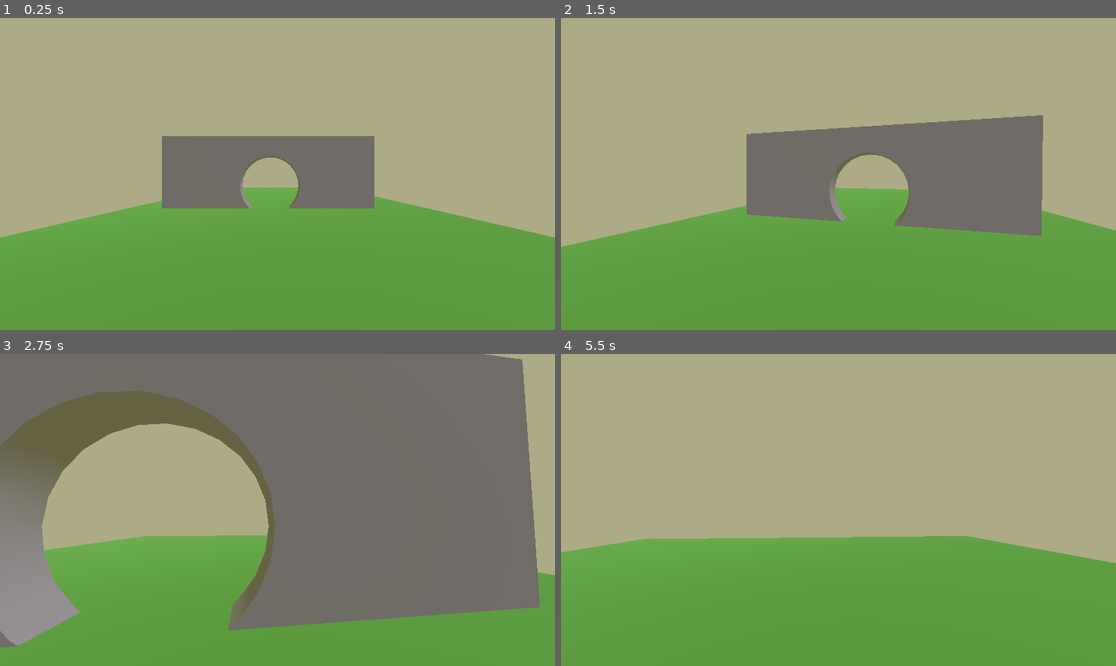
Above: before the commit, frames 1-4 (two rows, left to right).
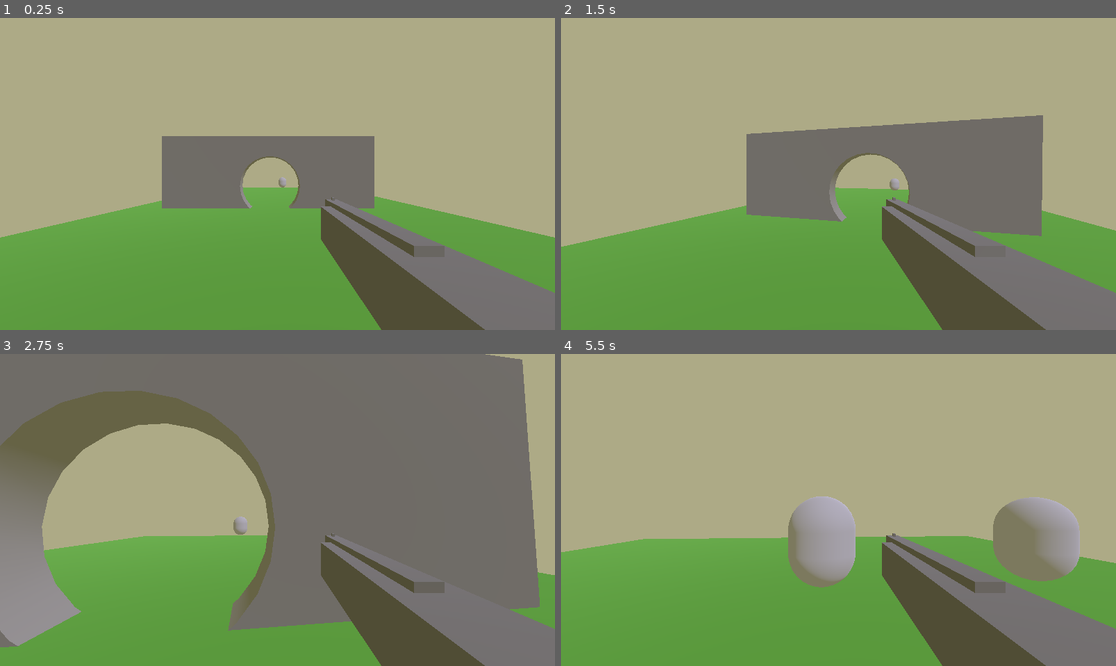
Above: after the commit, the same moments.

Repository: Kosmosaik/HeroDefense
Game: Godot game, scene res://Main.tscn
Same seed, same stepped clock (60 frames per second), same inputs: the game is played once before the commit and once after it.
Inputs (mouse positions are in pixels of both pictures, inside the frame that each line leads up to):
- Up to frame 1 (0.25 s): no input
- Up to frame 2 (1.5 s): move the mouse to (866, 174) at 0.52 s; press the mouse at (866, 174) at 0.53 s; hold W (move_forward) from 0.53 s (still down); tap Space (jump) at 0.77 s; move the mouse to (810, 174) at 1.27 s; release the mouse at (810, 174) at 1.28 s; click (810, 174) at 1.35 s
- Up to frame 3 (2.75 s): keep holding W (move_forward); tap Space (jump) at 1.52 s; move the mouse to (288, 503) at 2.02 s; hold Shift (sprint) from 2.03 s (still down); click (288, 503) at 2.3 s
- Up to frame 4 (5.5 s): keep holding W (move_forward); move the mouse to (832, 516) at 2.77 s; release Shift (sprint) at 2.78 s; click (832, 516) at 2.85 s; tap Space (jump) at 3.02, 3.77, 4.52 s; move the mouse to (877, 513) at 3.52 s; press the mouse at (877, 513) at 3.53 s; move the mouse to (794, 506) at 4.27 s; release the mouse at (794, 506) at 4.28 s; tap Shift (sprint) at 4.35 s; click (794, 506) at 4.55 s; move the mouse to (844, 510) at 5.02 s; press the mouse at (844, 510) at 5.03 s

The runs differ from the first frame. In frame 1, 10% of the frame differs, in the area x 50-100%, y 51-100%; in frame 2, 9.9%; in frame 3, 7.8%; in frame 4, 16%, in the area x 40-100%, y 45-100%.

Commit message:
Add hitscan weapon, health component, target dummy

Diff:
--- a/Main.tscn
+++ b/Main.tscn
@@ -1,6 +1,7 @@
 [gd_scene format=3 uid="uid://ch45suk8lpu28"]
 
 [ext_resource type="PackedScene" uid="uid://c0qh3j20bvi3s" path="res://scenes/player/Player.tscn" id="1_glv2v"]
+[ext_resource type="PackedScene" uid="uid://bwe1ms7dey1i0" path="res://scenes/world/TargetDummy.tscn" id="2_uu6xs"]
 
 [sub_resource type="Environment" id="Environment_uu6xs"]
 background_mode = 1
@@ -54,3 +55,12 @@
 radius = 1.987
 height = 2.065
 sides = 24
+
+[node name="TargetDummy" parent="." unique_id=571695164 instance=ExtResource("2_uu6xs")]
+transform = Transform3D(1, 0, 0, 0, 1, 0, 0, 0, 1, 6, 1, -10)
+
+[node name="TargetDummy2" parent="." unique_id=1826046286 instance=ExtResource("2_uu6xs")]
+transform = Transform3D(1, 0, 0, 0, 1, 0, 0, 0, 1, 3.6458416, 1, -10)
+
+[node name="TargetDummy3" parent="." unique_id=935650785 instance=ExtResource("2_uu6xs")]
+transform = Transform3D(1, 0, 0, 0, 1, 0, 0, 0, 1, 0.5927415, 1, -10)
--- a/scenes/player/Player.tscn
+++ b/scenes/player/Player.tscn
@@ -1,6 +1,7 @@
 [gd_scene format=3 uid="uid://c0qh3j20bvi3s"]
 
 [ext_resource type="Script" uid="uid://btk2m6cjmmuin" path="res://scripts/player/player_controller.gd" id="1_wr5hl"]
+[ext_resource type="PackedScene" uid="uid://p1u2pqia16ic" path="res://scenes/weapons/WeaponHitscan.tscn" id="2_gfjak"]
 
 [sub_resource type="CapsuleShape3D" id="CapsuleShape3D_o8nba"]
 radius = 0.35
@@ -22,3 +23,5 @@
 [node name="Camera3D" type="Camera3D" parent="CameraPivot" unique_id=438282632]
 
 [node name="ViewModelRoot" type="Node3D" parent="CameraPivot" unique_id=1589949014]
+
+[node name="Weapon_Hitscan" parent="CameraPivot/ViewModelRoot" unique_id=585094640 instance=ExtResource("2_gfjak")]
--- /dev/null
+++ b/scenes/weapons/WeaponHitscan.tscn
@@ -0,0 +1,36 @@
+[gd_scene format=3 uid="uid://p1u2pqia16ic"]
+
+[ext_resource type="Script" uid="uid://bag7883rwxwfw" path="res://scripts/weapons/weapon_hitscan.gd" id="1_xmf8s"]
+
+[sub_resource type="StandardMaterial3D" id="StandardMaterial3D_xmf8s"]
+albedo_color = Color(0.4390491, 0.43904912, 0.43904912, 1)
+
+[sub_resource type="BoxMesh" id="BoxMesh_xmf8s"]
+size = Vector3(0.12, 0.12, 0.6)
+
+[sub_resource type="BoxMesh" id="BoxMesh_6d0n3"]
+size = Vector3(0.045, 0.07, 0.545)
+
+[sub_resource type="BoxMesh" id="BoxMesh_eahd6"]
+size = Vector3(0.009, 0.035, 0.02)
+
+[node name="Weapon_Hitscan" type="Node3D" unique_id=585094640]
+script = ExtResource("1_xmf8s")
+
+[node name="MeshInstance3D" type="MeshInstance3D" parent="." unique_id=895843381]
+transform = Transform3D(1, 0, 0, 0, 1, 0, 0, 0, 1, 0.22, -0.18, -0.45)
+material_override = SubResource("StandardMaterial3D_xmf8s")
+mesh = SubResource("BoxMesh_xmf8s")
+
+[node name="MeshInstance3D2" type="MeshInstance3D" parent="." unique_id=1930362726]
+transform = Transform3D(1, 0, 0, 0, 1, 0, 0, 0, 1, 0.22, -0.13923648, -0.5671748)
+material_override = SubResource("StandardMaterial3D_xmf8s")
+mesh = SubResource("BoxMesh_6d0n3")
+
+[node name="MeshInstance3D3" type="MeshInstance3D" parent="." unique_id=421383970]
+transform = Transform3D(1, 0, 0, 0, 1, 0, 0, 0, 1, 0.22, -0.11103847, -0.808206)
+material_override = SubResource("StandardMaterial3D_xmf8s")
+mesh = SubResource("BoxMesh_eahd6")
+
+[node name="Muzzle" type="Marker3D" parent="." unique_id=177039176]
+transform = Transform3D(1, 0, 0, 0, 1, 0, 0, 0, 1, 0.22, -0.14, -0.8397892)
--- /dev/null
+++ b/scenes/world/TargetDummy.tscn
@@ -0,0 +1,26 @@
+[gd_scene format=3 uid="uid://bwe1ms7dey1i0"]
+
+[ext_resource type="Script" uid="uid://qcbgjdba8bx4" path="res://scripts/world/target_dummy.gd" id="1_p08sj"]
+[ext_resource type="Script" uid="uid://cy8k5p7kj0ulk" path="res://scripts/systems/health_component.gd" id="2_um5c7"]
+
+[sub_resource type="CapsuleShape3D" id="CapsuleShape3D_ss7cu"]
+radius = 0.45
+height = 1.2
+
+[sub_resource type="CapsuleMesh" id="CapsuleMesh_e4mx4"]
+radius = 0.45
+height = 1.2
+
+[node name="TargetDummy" type="StaticBody3D" unique_id=571695164]
+script = ExtResource("1_p08sj")
+
+[node name="CollisionShape3D" type="CollisionShape3D" parent="." unique_id=2136099425]
+transform = Transform3D(1, 0, 0, 0, 1, 0, 0, 0, 1, 0, 0.8, 0)
+shape = SubResource("CapsuleShape3D_ss7cu")
+
+[node name="MeshInstance3D" type="MeshInstance3D" parent="." unique_id=581243560]
+transform = Transform3D(1, 0, 0, 0, 1, 0, 0, 0, 1, 0, 0.8, 0)
+mesh = SubResource("CapsuleMesh_e4mx4")
+
+[node name="Health" type="Node" parent="." unique_id=455789763]
+script = ExtResource("2_um5c7")
--- a/scripts/player/player_controller.gd
+++ b/scripts/player/player_controller.gd
@@ -15,13 +15,16 @@
 
 @onready var camera_pivot: Node3D = $CameraPivot
 @onready var camera: Camera3D = $CameraPivot/Camera3D
+@onready var view_model_root: Node3D = $CameraPivot/ViewModelRoot
 
 var _gravity: float = ProjectSettings.get_setting("physics/3d/default_gravity")
 var _pitch_radians: float = 0.0
+var _active_weapon: WeaponHitscan = null
 
 
 func _ready() -> void:
 	Input.set_mouse_mode(Input.MOUSE_MODE_CAPTURED)
+	_cache_active_weapon()
 
 
 func _unhandled_input(event: InputEvent) -> void:
@@ -40,6 +43,7 @@
 	_apply_gravity(delta)
 	_handle_jump()
 	_handle_movement(delta)
+	_update_weapon_input()
 	move_and_slide()
 
 
@@ -98,8 +102,32 @@
 	velocity.z = move_toward(velocity.z, target_velocity.z, current_acceleration * delta)
 
 
+func _update_weapon_input() -> void:
+	if _active_weapon == null:
+		return
+
+	var mouse_captured := Input.get_mouse_mode() == Input.MOUSE_MODE_CAPTURED
+
+	_active_weapon.set_trigger_held(mouse_captured and Input.is_action_pressed("shoot"))
+
+	if mouse_captured and Input.is_action_just_pressed("shoot"):
+		_active_weapon.queue_single_shot()
+
+
+func _cache_active_weapon() -> void:
+	_active_weapon = null
+
+	for child in view_model_root.get_children():
+		if child is WeaponHitscan:
+			_active_weapon = child
+			_active_weapon.setup(self, camera)
+			return
+
+
 func _toggle_mouse_capture() -> void:
 	if Input.get_mouse_mode() == Input.MOUSE_MODE_CAPTURED:
 		Input.set_mouse_mode(Input.MOUSE_MODE_VISIBLE)
+		if _active_weapon != null:
+			_active_weapon.set_trigger_held(false)
 	else:
 		Input.set_mouse_mode(Input.MOUSE_MODE_CAPTURED)
--- /dev/null
+++ b/scripts/systems/health_component.gd
@@ -0,0 +1,52 @@
+extends Node
+class_name HealthComponent
+
+signal damaged(previous_health: float, current_health: float, amount: float, instigator: Node, hit_position: Vector3, hit_normal: Vector3)
+signal healed(previous_health: float, current_health: float, amount: float)
+signal died(instigator: Node, hit_position: Vector3, hit_normal: Vector3)
+
+@export_category("Health")
+@export var max_health: float = 100.0
+
+var current_health: float = 0.0
+
+
+func _ready() -> void:
+	reset_health()
+
+
+func reset_health() -> void:
+	current_health = max_health
+
+
+func is_dead() -> bool:
+	return current_health <= 0.0
+
+
+func take_damage(
+	amount: float,
+	instigator: Node = null,
+	hit_position: Vector3 = Vector3.ZERO,
+	hit_normal: Vector3 = Vector3.UP
+) -> void:
+	if amount <= 0.0 or is_dead():
+		return
+
+	var previous_health := current_health
+	current_health = max(current_health - amount, 0.0)
+
+	damaged.emit(previous_health, current_health, amount, instigator, hit_position, hit_normal)
+
+	if current_health <= 0.0:
+		died.emit(instigator, hit_position, hit_normal)
+
+
+func heal(amount: float) -> void:
+	if amount <= 0.0 or is_dead():
+		return
+
+	var previous_health := current_health
+	current_health = min(current_health + amount, max_health)
+
+	if current_health > previous_health:
+		healed.emit(previous_health, current_health, current_health - previous_health)
--- /dev/null
+++ b/scripts/weapons/weapon_hitscan.gd
@@ -0,0 +1,108 @@
+extends Node3D
+class_name WeaponHitscan
+
+signal fired(hit: bool, hit_position: Vector3, hit_normal: Vector3, collider: Node)
+signal damage_applied(target: Node, amount: float)
+
+enum TriggerMode {
+	SEMI_AUTO,
+	FULL_AUTO
+}
+
+@export_category("Weapon")
+@export var weapon_name: String = "Prototype Rifle"
+@export var trigger_mode: TriggerMode = TriggerMode.FULL_AUTO
+@export_range(0.5, 30.0, 0.1) var fire_rate: float = 8.0
+@export var damage: float = 25.0
+@export var max_range: float = 250.0
+@export_flags_3d_physics var hit_mask: int = 1
+
+@onready var muzzle: Marker3D = $Muzzle
+
+var _owner: Node = null
+var _camera: Camera3D = null
+var _trigger_held: bool = false
+var _queued_single_shot: bool = false
+var _cooldown_remaining: float = 0.0
+
+
+func setup(owner: Node, camera: Camera3D) -> void:
+	_owner = owner
+	_camera = camera
+
+
+func set_trigger_held(is_held: bool) -> void:
+	_trigger_held = is_held
+
+
+func queue_single_shot() -> void:
+	_queued_single_shot = true
+
+
+func _physics_process(delta: float) -> void:
+	if _cooldown_remaining > 0.0:
+		_cooldown_remaining = max(_cooldown_remaining - delta, 0.0)
+
+	var wants_to_fire := false
+
+	match trigger_mode:
+		TriggerMode.FULL_AUTO:
+			wants_to_fire = _trigger_held
+		TriggerMode.SEMI_AUTO:
+			wants_to_fire = _queued_single_shot
+
+	if wants_to_fire:
+		_try_fire()
+
+	_queued_single_shot = false
+
+
+func _try_fire() -> void:
+	if _camera == null or _owner == null:
+		return
+
+	if _cooldown_remaining > 0.0:
+		return
+
+	_cooldown_remaining = 1.0 / fire_rate
+
+	var viewport_size := get_viewport().get_visible_rect().size
+	var screen_center := viewport_size * 0.5
+
+	var ray_origin := _camera.project_ray_origin(screen_center)
+	var ray_end := ray_origin + _camera.project_ray_normal(screen_center) * max_range
+
+	var query := PhysicsRayQueryParameters3D.create(
+		ray_origin,
+		ray_end,
+		hit_mask,
+		[_owner.get_rid()]
+	)
+
+	var result := get_world_3d().direct_space_state.intersect_ray(query)
+
+	if result.is_empty():
+		fired.emit(false, ray_end, Vector3.ZERO, null)
+		return
+
+	var collider := result["collider"] as Node
+	var hit_position: Vector3 = result["position"]
+	var hit_normal: Vector3 = result["normal"]
+
+	_apply_damage(collider, hit_position, hit_normal)
+	fired.emit(true, hit_position, hit_normal, collider)
+
+
+func _apply_damage(collider: Node, hit_position: Vector3, hit_normal: Vector3) -> void:
+	if collider == null:
+		return
+
+	if collider.has_method("take_damage"):
+		collider.take_damage(damage, _owner, hit_position, hit_normal)
+		damage_applied.emit(collider, damage)
+		return
+
+	var health_node := collider.get_node_or_null("Health")
+	if health_node != null and health_node.has_method("take_damage"):
+		health_node.take_damage(damage, _owner, hit_position, hit_normal)
+		damage_applied.emit(collider, damage)
--- /dev/null
+++ b/scripts/world/target_dummy.gd
@@ -0,0 +1,86 @@
+extends StaticBody3D
+
+@export_category("Visuals")
+@export var alive_color: Color = Color(0.65, 0.65, 0.70, 1.0)
+@export var hurt_color: Color = Color(1.0, 0.35, 0.35, 1.0)
+@export var dead_color: Color = Color(0.15, 0.15, 0.15, 1.0)
+@export var hurt_flash_duration: float = 0.08
+
+@export_category("Behavior")
+@export var destroy_on_death: bool = true
+@export var destroy_delay: float = 0.15
+
+@onready var mesh_instance: MeshInstance3D = $MeshInstance3D
+@onready var health: HealthComponent = $Health
+
+var _hurt_flash_timer: float = 0.0
+var _is_dead: bool = false
+
+
+func _ready() -> void:
+	_prepare_material()
+	_set_color(alive_color)
+
+	health.damaged.connect(_on_damaged)
+	health.died.connect(_on_died)
+
+
+func _process(delta: float) -> void:
+	if _is_dead:
+		return
+
+	if _hurt_flash_timer > 0.0:
+		_hurt_flash_timer = max(_hurt_flash_timer - delta, 0.0)
+		if _hurt_flash_timer == 0.0:
+			_set_color(alive_color)
+
+
+func take_damage(
+	amount: float,
+	instigator: Node = null,
+	hit_position: Vector3 = Vector3.ZERO,
+	hit_normal: Vector3 = Vector3.UP
+) -> void:
+	health.take_damage(amount, instigator, hit_position, hit_normal)
+
+
+func _on_damaged(
+	previous_health: float,
+	current_health: float,
+	amount: float,
+	instigator: Node,
+	hit_position: Vector3,
+	hit_normal: Vector3
+) -> void:
+	_hurt_flash_timer = hurt_flash_duration
+	_set_color(hurt_color)
+
+
+func _on_died(instigator: Node, hit_position: Vector3, hit_normal: Vector3) -> void:
+	_is_dead = true
+	_set_color(dead_color)
+
+	collision_layer = 0
+	collision_mask = 0
+
+	if destroy_on_death:
+		_destroy_after_delay()
+
+
+func _destroy_after_delay() -> void:
+	var timer := get_tree().create_timer(destroy_delay)
+	await timer.timeout
+	queue_free()
+
+
+func _prepare_material() -> void:
+	if mesh_instance.material_override == null:
+		mesh_instance.material_override = StandardMaterial3D.new()
+	else:
+		mesh_instance.material_override = mesh_instance.material_override.duplicate()
+
+
+func _set_color(color: Color) -> void:
+	var material := mesh_instance.material_override as BaseMaterial3D
+	if material != null:
+		material.albedo_color = color
Not shown, added: scripts/systems/health_component.gd.uid
Not shown, added: scripts/weapons/weapon_hitscan.gd.uid
Not shown, added: scripts/world/target_dummy.gd.uid
Not shown, added: gpt-handover-20260403-2152.zip
Not shown, added: make_gpt_handover.py
